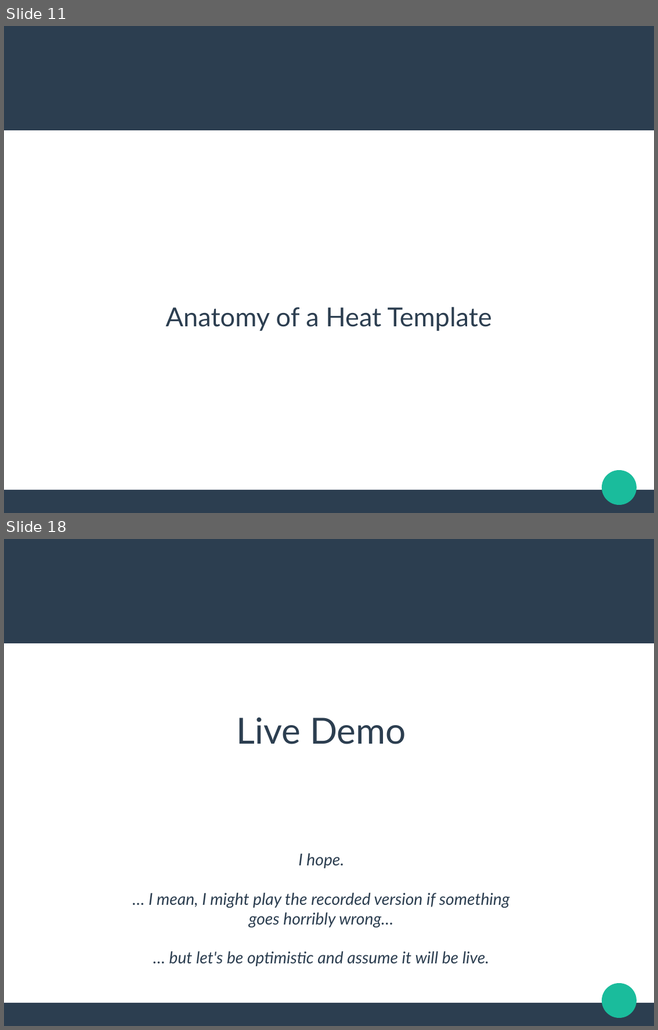
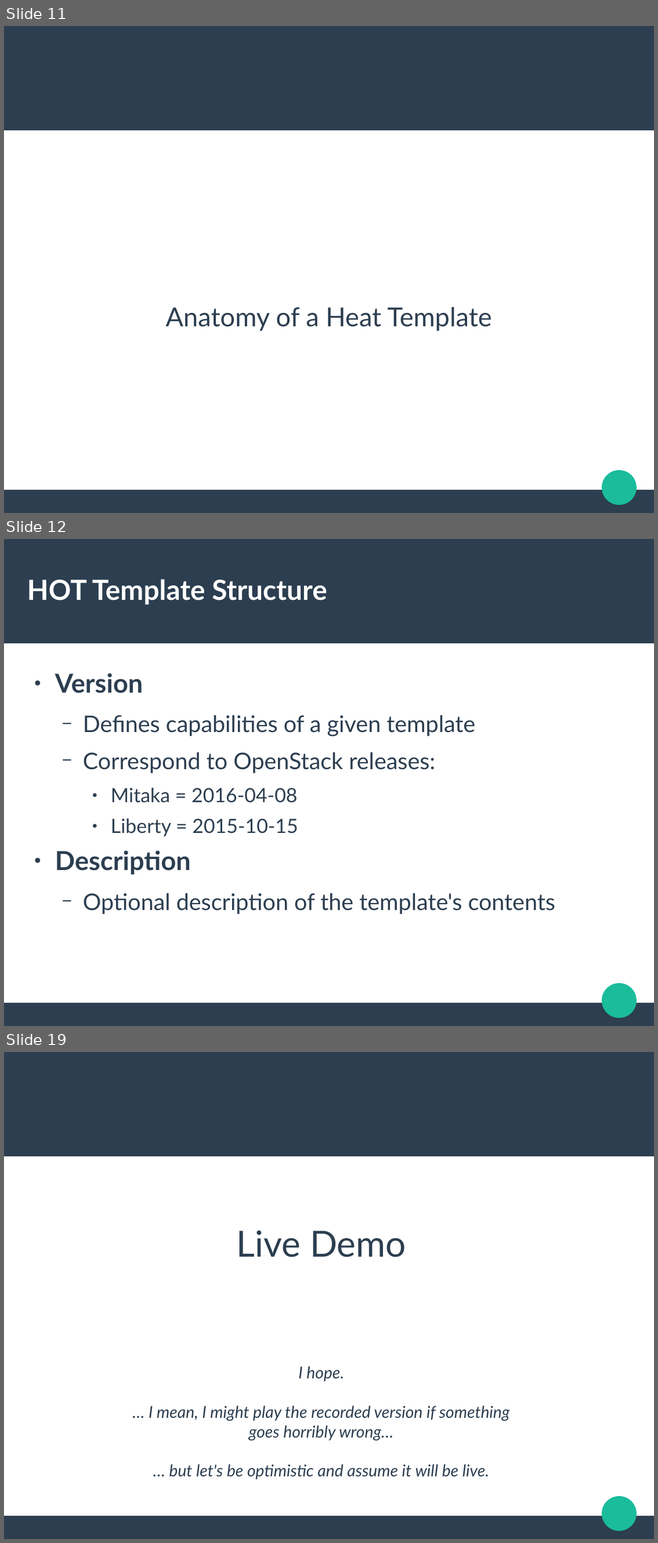
Before and after one commit to jdob/kukri, a slide deck: heat-templates/devconf-demo/devconf-2016.odp. Shown one above the other, each under a label of ours: slides 11 and 18 before the commit, slides 11, 12 and 19 after it; the slides between them are not shown. The pictures are 658x1030 and 658x1543 pixels, drawn with LibreOffice and Linux fonts; fonts in the diff are those of the drawing. Boxes give left, top, right and bottom in pixels: in the first picture for what was removed or moved away, otherwise in the second. Text is boxed around its words. In the diff, an @@ line names an element or a change of style, - is before the commit and + after.

```diff
--- a/heat-templates/devconf-demo/devconf-2016.odp
+++ b/heat-templates/devconf-demo/devconf-2016.odp
@@ slide 12 added at [4, 539, 654, 1026], background #FFFFFF; not listed: 3 template elements that a slide beside it also shows @@
@@ title added at [27, 579, 326, 605], 33.9 pt, text #FFFFFF, bold @@
+HOT Template Structure
@@ text added at [55, 673, 555, 914], 28 pt, text #2C3E50 @@
+● Version
+  − Defines capabilities of a given template
+  − Correspond to OpenStack releases:
+    ● Mitaka = 2016-04-08
+    ● Liberty = 2015-10-15
+● Description
+  − Optional description of the template's contents
@@ what was slide 18 is now slide 19 @@
```
Also in this commit, not shown: 6 slides changed.
